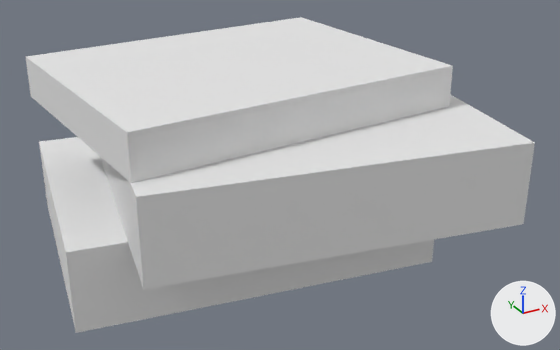
An edit to the glTF model public/models/furniture/decor/book-stack/book-stack-00.glb, drawn before and after from the same camera.
Rendered twice from a 50 mm lens placed at (-0.173, -0.336, 0.206), pointed at (0.007, -0.009, 0.042). Arrows for +X, +Y and +Z are at lower right; the lights stay in place. The picture after the commit comes second. Where no turn or scale is listed for an object, it has been applied to the vertices. Vertices at exactly the same position are counted once.

In view in the first picture: 'book_stack_00'.
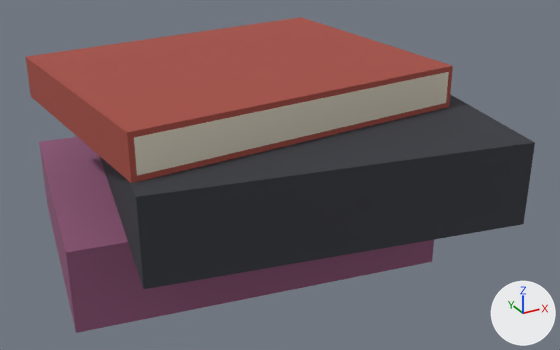
Location of each change, [x1, y1, x2, y2] in pixels of the pictures (560 x 350 px):
'book_stack_00', recoloured (darker)
    both: [26, 17, 535, 333]

What changed in the scene script:
```text
Change mat_lowpolykit:
    add n2 = _N.new('ShaderNodeMix'); n2.name = 'Mix'
    add n2.data_type = 'RGBA'
    add n2.blend_type = 'MULTIPLY'
    add n2.inputs[0].default_value = 1.0  # 'Factor'
    add n2.inputs[7].default_value = (0.8, 0.8, 0.8, 1.0)  # 'B', white #e7e7e7
    add n3 = _N.new('ShaderNodeVertexColor'); n3.name = 'Color Attribute'
    where n0 = _N.new('ShaderNodeBsdfPrincipled'); n0.name = 'Principled BSDF'
    add _L.new(n2.outputs[2], n0.inputs[0])  # 'Result' to 'Base Color'
    add _L.new(n3.outputs[0], n2.inputs[6])  # 'Color' to 'A'
Change me_book_stack_00:
    where me_book_stack_00.from_pydata(...)  # 48 vertices, 70 faces; spans x -0.113..0.113, y -0.111..0.111, z -0.051..0.051
    used by ob_book_stack_00; location = (0.0, 0.0, 0.0513)
    me_book_stack_00 part 1: vertex colours changed
```
